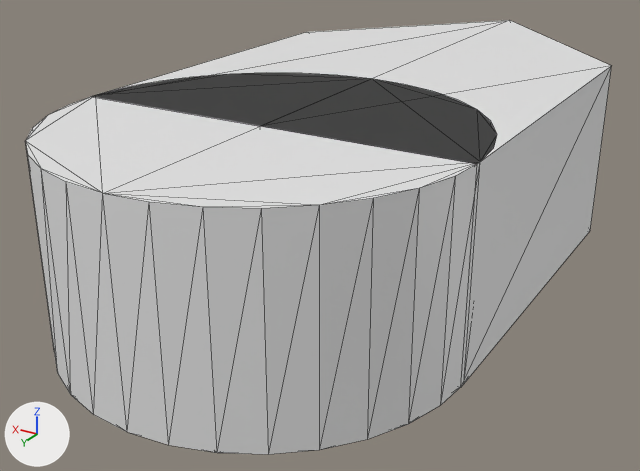
What one commit did to the glTF model assets/asset.glb.
Camera for both pictures: a 50 mm camera at (-2.14, 4.07, 2.08) aimed at (0.18, 0.2, 0.15). The axes (+X, +Y, +Z) are drawn at lower left. The lights are the same throughout. Mesh edges are drawn as thin lines. Vertices at the same position are counted once.
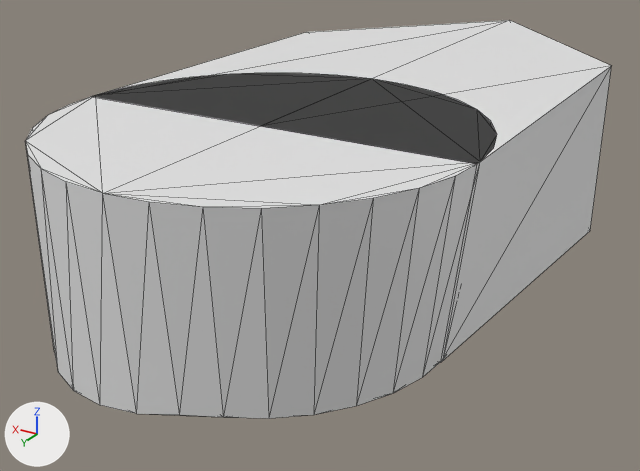
The newer file is also rescaled (x3.1), turned or shifted as a whole; pictures and numbers use the older file's frame.

Changed parts and their boxes (x1, y1, x2, y2) in the pictures (640 x 471 px; the box of a moved part takes in the faces that stretch with it):
'Circle', reshaped (9% shorter): before (26, 73, 497, 454); after (26, 73, 497, 419)
'Plane', reshaped (7% shorter): before (91, 20, 611, 388); after (91, 20, 611, 363)
part 1 of me_plane_001, moved or reshaped: before (460, 67, 611, 388); after (440, 67, 611, 363)
part 2 of me_circle, moved or reshaped: before (42, 164, 476, 454); after (42, 164, 476, 419)

Edits to the bpy script that builds the scene:
```text
Change me_plane_001:
    where me_plane_001.from_pydata(...)  # 12 vertices, 20 faces; spans x -1.0..1.0, y -2.13..1.0, z 0.0..1.0
    used by ob_plane; location = (0.0, 0.0, 0.0)
    me_plane_001 part 1
    me_plane_001.vertices[2].co: (-1.0, 1.0, 0.0) -> (-0.89, 0.97, 0.08)  # pixel (460, 387) -> pixel (440, 362)
    me_plane_001.vertices[5].co: (0.0, 1.0, 0.0) -> (0.01, 0.97, 0.08)
Change me_circle:
    where me_circle.from_pydata(...)  # 64 vertices, 124 faces; spans x -1.0..1.0, y -1.0..1.0, z 0.0..1.0
    used by ob_circle; location = (0.0, 0.967, 0.0)
    me_circle part 2
    me_circle.vertices[0].co: (0.0, 1.0, 0.0) -> (0.01, 0.93, 0.04)  # pixel (127, 432) -> pixel (136, 413)
    me_circle.vertices[1].co: (-0.2, 0.98, 0.0) -> (-0.17, 0.88, 0.07)  # pixel (168, 445) -> pixel (179, 414)
    me_circle.vertices[2].co: (-0.38, 0.92, 0.0) -> (-0.33, 0.81, 0.08)  # pixel (217, 452) -> pixel (223, 417)
    me_circle.vertices[3].co: (-0.56, 0.83, 0.0) -> (-0.49, 0.73, 0.08)  # pixel (268, 454) -> pixel (269, 418)
    me_circle.vertices[4].co: (-0.71, 0.71, 0.0) -> (-0.63, 0.61, 0.08)  # pixel (319, 449) -> pixel (314, 414)
    me_circle.vertices[5].co: (-0.83, 0.56, 0.0) -> (-0.74, 0.48, 0.08)  # pixel (367, 439) -> pixel (356, 405)
    me_circle.vertices[6].co: (-0.92, 0.38, 0.0) -> (-0.82, 0.32, 0.08)  # pixel (408, 423) -> pixel (393, 393)
    me_circle.vertices[7].co: (-0.98, 0.2, 0.0) -> (-0.87, 0.15, 0.08)  # pixel (440, 405) -> pixel (422, 377)
    me_circle.vertices[8].co: (-1.0, 0.0, 0.0) -> (-0.89, -0.02, 0.08)  # pixel (463, 384) -> pixel (443, 359)
    me_circle.vertices[9].co: (-0.98, -0.2, 0.0) -> (-0.87, -0.2, 0.08)
    me_circle.vertices[10].co: (-0.92, -0.38, 0.0) -> (-0.82, -0.37, 0.08)
    me_circle.vertices[11].co: (-0.83, -0.56, 0.0) -> (-0.74, -0.53, 0.08)
    me_circle.vertices[12].co: (-0.71, -0.71, 0.0) -> (-0.63, -0.66, 0.08)
    me_circle.vertices[13].co: (-0.56, -0.83, 0.0) -> (-0.49, -0.78, 0.08)
    me_circle.vertices[14].co: (-0.38, -0.92, 0.0) -> (-0.33, -0.86, 0.08)
    me_circle.vertices[15].co: (-0.2, -0.98, 0.0) -> (-0.16, -0.91, 0.08)
    me_circle.vertices[16].co: (0.0, -1.0, 0.0) -> (0.01, -0.93, 0.08)
    me_circle.vertices[17].co: (0.2, -0.98, 0.0) -> (0.19, -0.91, 0.08)
    me_circle.vertices[18].co: (0.38, -0.92, 0.0) -> (0.36, -0.87, 0.07)
    me_circle.vertices[19].co: (0.56, -0.83, 0.0) -> (0.53, -0.8, 0.04)
    me_circle.vertices[20].co: (0.71, -0.71, 0.0) -> (0.69, -0.69, 0.02)
    me_circle.vertices[21].co: (0.83, -0.56, 0.0) -> (0.82, -0.55, 0.01)
    me_circle.vertices[30].co: (0.38, 0.92, 0.0) -> (0.38, 0.91, 0.01)  # pixel (70, 394) -> pixel (73, 390)
    me_circle.vertices[31].co: (0.2, 0.98, 0.0) -> (0.19, 0.94, 0.02)  # pixel (93, 414) -> pixel (100, 405)
```
